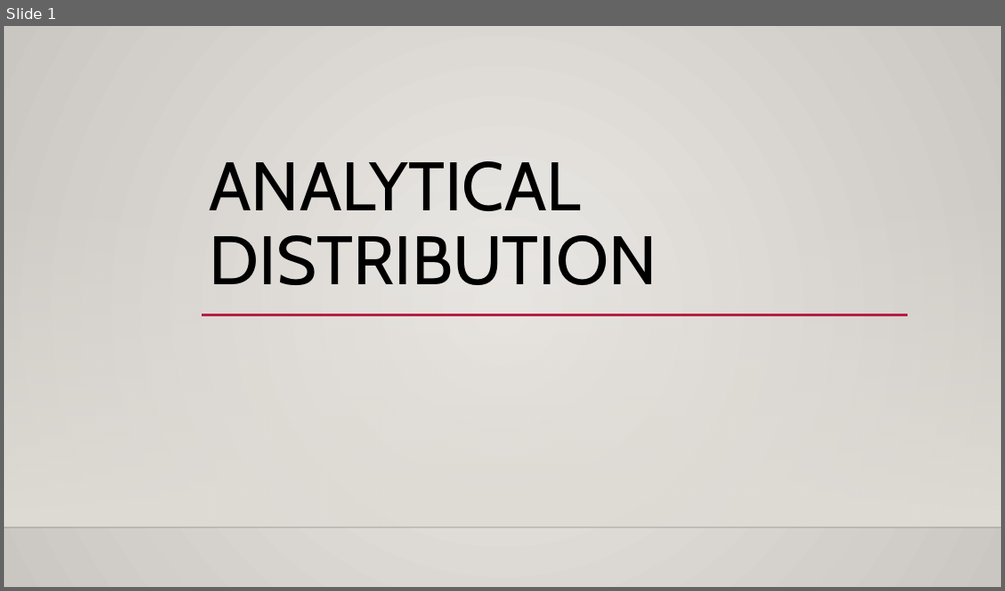
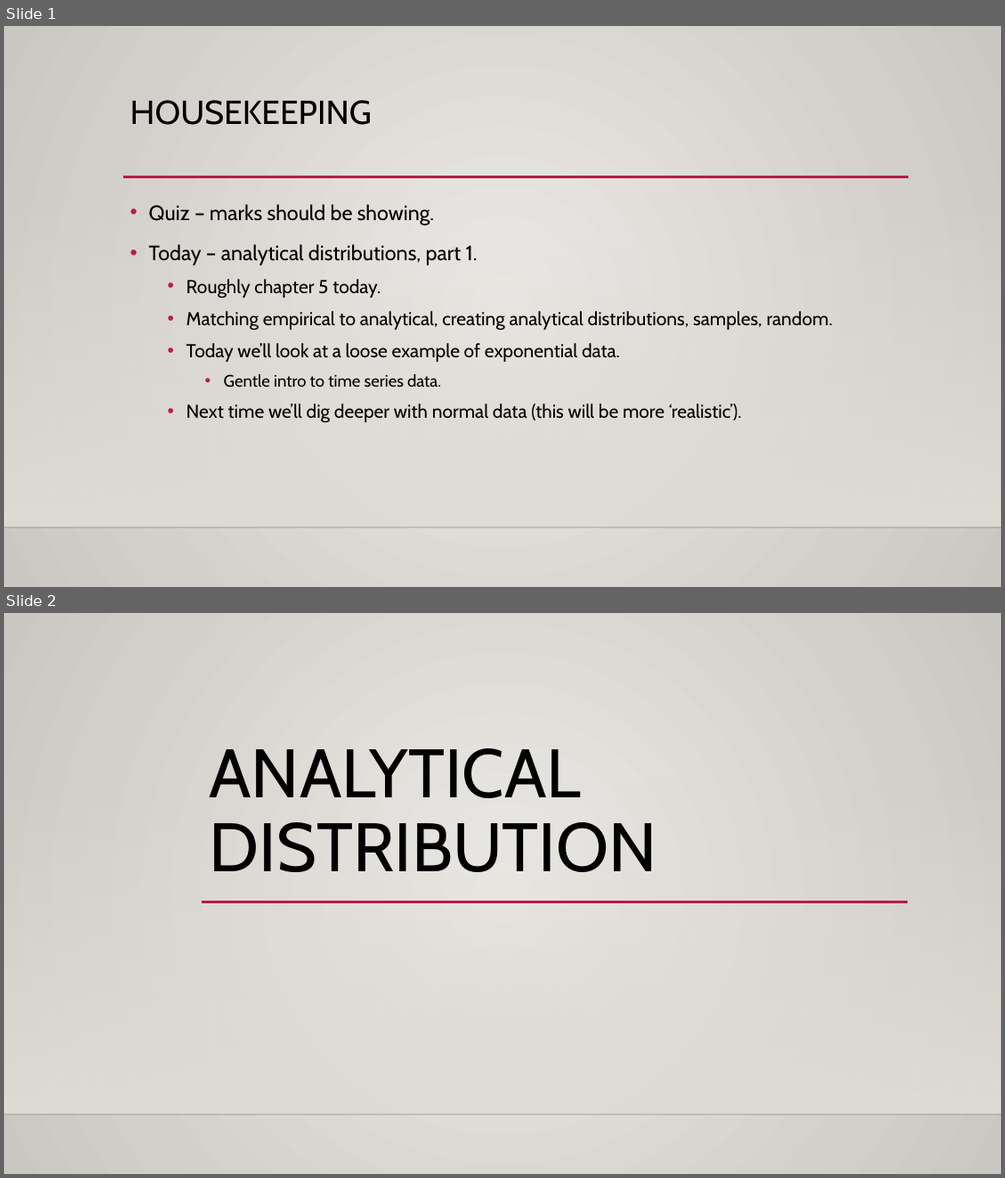
Before and after one commit to SedemSetor/Basic_Stats_in_Python_Student_Repository, a slide deck: reference_material/slides/008_Analytical_Distributions.pptx. Shown one above the other, each under a label of ours: slide 1 before the commit, slides 1 and 2 after it. The pictures are 1005x591 and 1005x1178 pixels, drawn with LibreOffice and Linux fonts; fonts in the diff are those of the drawing; background and template pictures are left out. Boxes give left, top, right and bottom in pixels: in the first picture for what was removed or moved away, otherwise in the second. Text is boxed around its words. In the diff, an @@ line names an element or a change of style, - is before the commit and + after.

```diff
--- a/reference_material/slides/008_Analytical_Distributions.pptx
+++ b/reference_material/slides/008_Analytical_Distributions.pptx
@@ slide 1 added at <box>4,26,1001,587</box>, background gradient #ECEAE7 to #CAC7C1; not listed: 2 template elements that a slide beside it also shows @@
@@ title added at <box>130,100,372,125</box>, 32 pt, text #000000 @@
+HOUSEKEEPING
@@ line added from (123, 177) to (909, 177), #B71E42 2.5 pt @@
@@ text added at <box>149,204,833,423</box>, 18 pt, text #000000 @@
+• Quiz – marks should be showing.
+• Today – analytical distributions, part 1.
+  • Roughly chapter 5 today.
+  • Matching empirical to analytical, creating analytical distributions, samples, random.
+  • Today we’ll look at a loose example of exponential data.
+    • Gentle intro to time series data.
+  • Next time we’ll dig deeper with normal data (this will be more ‘realistic’).
@@ what was slide 1 is now slide 2 @@
```
Also in this commit, not shown: 7 slides changed, 12 other slides added, 6 other files.
